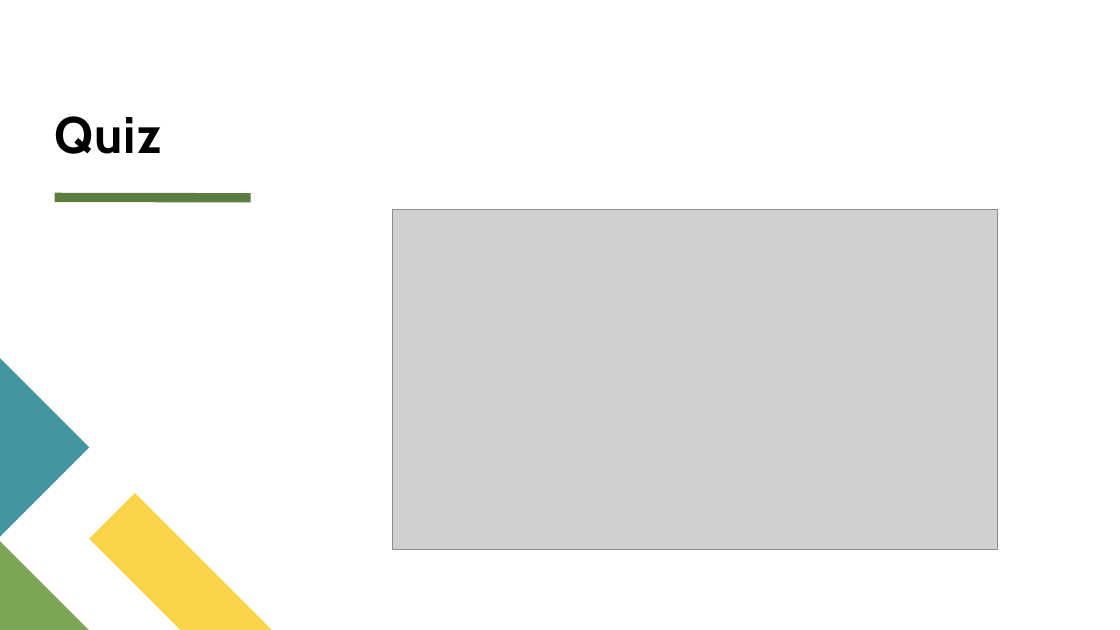
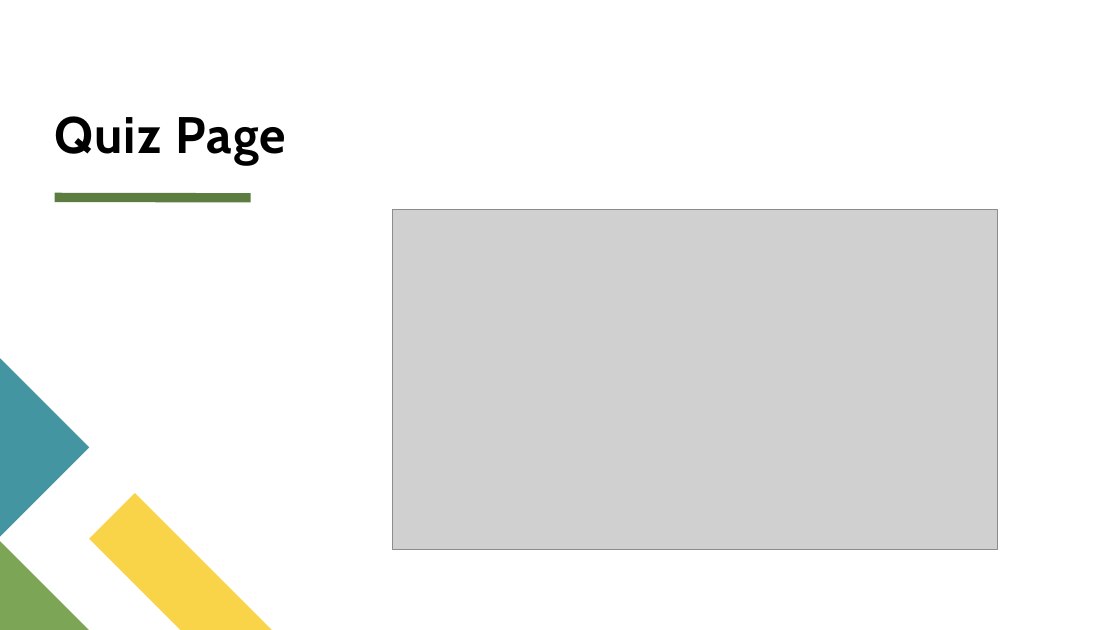
Before and after one commit to MeghaN28/AI-Tutor, a slide deck: slide 9 of Seattle Data AI Security Hackathon.pptx (slide 8 before the commit). Drawn at 1120x630 pixels with LibreOffice and Linux fonts; fonts in the diff are those of the drawing; grey boxes stand for pictures. Boxes give left, top, right and bottom in pixels: in the first picture for what was removed or moved away, otherwise in the second. Text is boxed around its words. In the diff, an @@ line names an element or a change of style, - is before the commit and + after.

```diff
--- a/Seattle Data AI Security Hackathon.pptx
+++ b/Seattle Data AI Security Hackathon.pptx
@@ title at <box>55,116,286,164</box>: text changed @@
-Quiz
+Quiz Page
```
Also in this commit, not shown: 6 other slides changed, 6 slides added, 4 slides removed.
